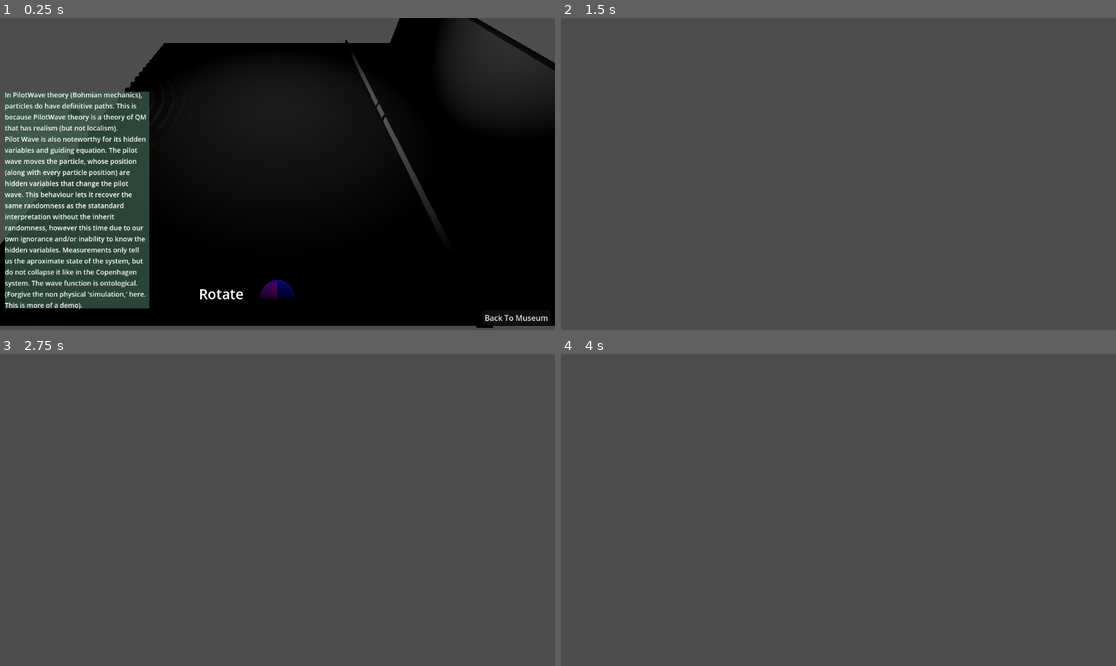
Above: before the commit, frames 1-4 (two rows, left to right).
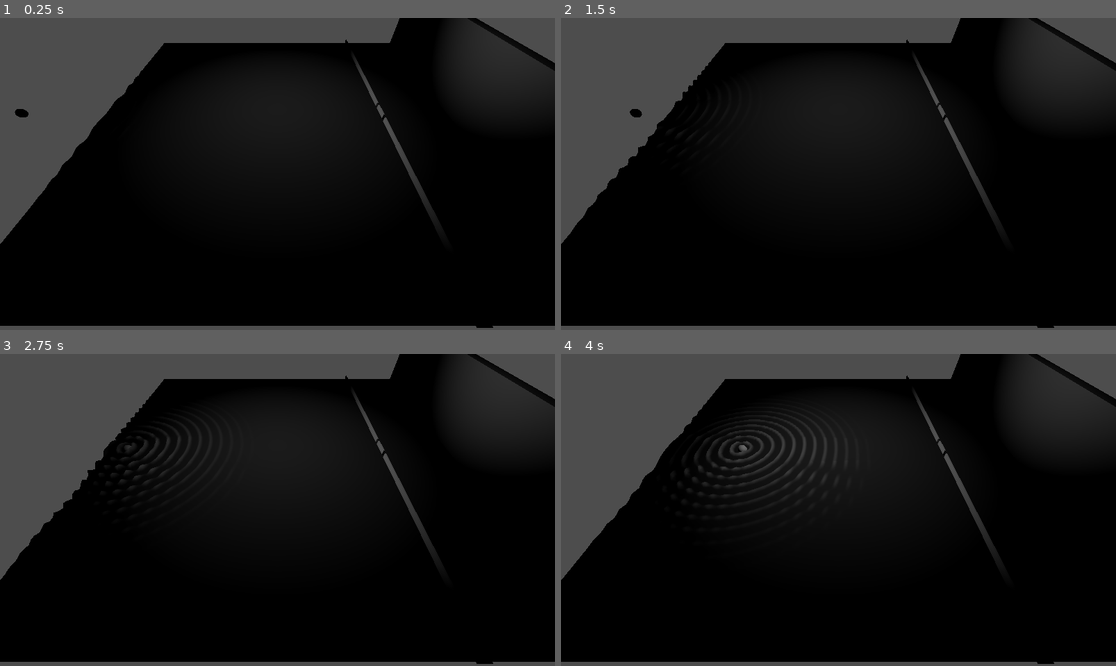
Above: after the commit, the same moments.

Repository: Techno3d/QuantumFinal
Game: Godot game, scene res://DoubleSlit/PWDoubleSlit.tscn
The game is run twice, just before and just after one commit, with the same random seed, the same clock (stepped at 60 frames per second) and the same inputs. This scene is started directly instead of the project's main scene.
Inputs (mouse positions are in pixels of both pictures, inside the frame that each line leads up to):
- Up to frame 1 (0.25 s): no input
- Up to frame 2 (1.5 s): click (1077, 317) at 0.5 s, where only the run before the commit has a clickable "Back To Museum"; move the mouse to (866, 174) at 1.27 s; click (866, 174) at 1.35 s
- Up to frame 3 (2.75 s): move the mouse to (249, 510) at 2.02 s; tap C (Close Box) at 2.1 s; click (249, 510) at 2.3 s
- Up to frame 4 (4 s): move the mouse to (849, 503) at 2.77 s; tap O (Open Box) at 2.85 s; click (849, 503) at 3.05 s; move the mouse to (832, 516) at 3.52 s; click (832, 516) at 3.6 s

The runs differ from the first frame. In frame 1, 15% of the frame differs, in the area x 0-100%, y 0-98%; in frame 2, 82%, in the area x 0-100%, y 0-100%; in frame 3, 82%; in frame 4, 82%.

Commit message:
fix revert

Diff:
--- a/DoubleSlit/CopenhagenDoubleSlit.tscn
+++ b/DoubleSlit/CopenhagenDoubleSlit.tscn
@@ -1,10 +1,8 @@
-[gd_scene load_steps=14 format=3 uid="uid://c2wwfv0oe44f2"]
+[gd_scene load_steps=11 format=3 uid="uid://c2wwfv0oe44f2"]
 
 [ext_resource type="Script" uid="uid://eh4oeu76yhxh" path="res://DoubleSlit/Scripts/copenhagen_double_slit.gd" id="1_imfc4"]
 [ext_resource type="Shader" uid="uid://df4bq0r8t8ie7" path="res://shaders/CHPlanes.gdshader" id="1_qcf3r"]
-[ext_resource type="PackedScene" uid="uid://fvpm24bfudny" path="res://DoubleSlit/cam_pivot.tscn" id="2_10073"]
 [ext_resource type="Shader" uid="uid://bffnhyofgbfww" path="res://shaders/CopenhagenDiffraction.gdshader" id="2_jhprl"]
-[ext_resource type="Script" uid="uid://dfggx47o5rkjp" path="res://DoubleSlit/Scripts/UI.gd" id="5_smjlk"]
 
 [sub_resource type="PlaneMesh" id="PlaneMesh_a7le2"]
 size = Vector2(20, 30)
@@ -31,14 +29,8 @@
 [sub_resource type="BoxMesh" id="BoxMesh_qcf3r"]
 size = Vector3(40.0647, 7.67986, 0.9985)
 
-[sub_resource type="LabelSettings" id="LabelSettings_smjlk"]
-font_size = 14
-
 [node name="Node3D" type="Node3D"]
 script = ExtResource("1_imfc4")
-
-[node name="CamPivot" parent="." instance=ExtResource("2_10073")]
-transform = Transform3D(-4.66201e-06, 0.776123, -0.630581, 5.7395e-06, 0.630581, 0.776123, 1, -9.26775e-10, -7.39433e-06, -15.168, 10.7843, 0)
 
 [node name="PlaneWave" type="MeshInstance3D" parent="."]
 transform = Transform3D(1, 0, 0, 0, 1, 0, 0, 0, 1, 0, 0, -15)
@@ -77,54 +69,6 @@
 
 [node name="Camera3D" type="Camera3D" parent="."]
 transform = Transform3D(-4.6632e-06, 0.776123, -0.630581, 5.7395e-06, 0.630581, 0.776123, 1, 0, -7.39508e-06, -10.7234, 8.11216, 0)
-visible = false
 
 [node name="Node3D" type="Node3D" parent="."]
 transform = Transform3D(1, 0, 0, 0, 1, 0, 0, 0, 1, 0, 0, 10.1623)
-
-[node name="UI" type="CanvasLayer" parent="."]
-script = ExtResource("5_smjlk")
-
-[node name="MarginContainer" type="MarginContainer" parent="UI"]
-anchors_preset = 15
-anchor_right = 1.0
-anchor_bottom = 1.0
-grow_horizontal = 2
-grow_vertical = 2
-size_flags_horizontal = 3
-size_flags_vertical = 3
-theme_override_constants/margin_left = 10
-theme_override_constants/margin_top = 10
-theme_override_constants/margin_right = 10
-theme_override_constants/margin_bottom = 10
-
-[node name="VBoxContainer" type="VBoxContainer" parent="UI/MarginContainer"]
-layout_mode = 2
-alignment = 2
-
-[node name="HBoxContainer2" type="HBoxContainer" parent="UI/MarginContainer/VBoxContainer"]
-layout_mode = 2
-
-[node name="ColorRect" type="ColorRect" parent="UI/MarginContainer/VBoxContainer/HBoxContainer2"]
-custom_minimum_size = Vector2(250, 450)
-layout_mode = 2
-color = Color(0.2304, 0.36, 0.29736, 0.741176)
-
-[node name="Label" type="Label" parent="UI/MarginContainer/VBoxContainer/HBoxContainer2/ColorRect"]
-layout_mode = 1
-anchors_preset = 15
-anchor_right = 1.0
-anchor_bottom = 1.0
-grow_horizontal = 2
-grow_vertical = 2
-text = "In the Copenhagen interpretation, the wave function gives us the probaility amplitude of the particles position at a point. However, these particles live in a superposition. Their position or spin state, or any state, does not have to be well defined. The particle does not have to be here or there. The screen in this case 'collapses' the super position, so the position here becomes defined. This wave function interacts with itself before reaching the screen to create the interference pattern that will start to emerge (if the simulation is somewhat accurate...). The wave function itself is debatably epistemological."
-label_settings = SubResource("LabelSettings_smjlk")
-autowrap_mode = 3
-
-[node name="HBoxContainer" type="HBoxContainer" parent="UI/MarginContainer/VBoxContainer"]
-layout_mode = 2
-alignment = 2
-
-[node name="Back" type="Button" parent="UI/MarginContainer/VBoxContainer/HBoxContainer"]
-layout_mode = 2
-text = "Back To Museum"
--- a/DoubleSlit/PWDoubleSlit.tscn
+++ b/DoubleSlit/PWDoubleSlit.tscn
@@ -1,11 +1,9 @@
-[gd_scene load_steps=15 format=3 uid="uid://bnatyf8845olp"]
+[gd_scene load_steps=12 format=3 uid="uid://bnatyf8845olp"]
 
-[ext_resource type="PackedScene" uid="uid://fvpm24bfudny" path="res://DoubleSlit/cam_pivot.tscn" id="1_bprl4"]
 [ext_resource type="Shader" uid="uid://uxrybb8vvocw" path="res://shaders/plane_waves.gdshader" id="1_jxgr0"]
 [ext_resource type="Script" uid="uid://d1glw7jm7wbcn" path="res://DoubleSlit/Scripts/plane.gd" id="2_lh1gt"]
 [ext_resource type="Script" uid="uid://uaxiqy4l17hs" path="res://DoubleSlit/Scripts/Move.gd" id="3_s3gby"]
 [ext_resource type="Script" uid="uid://ramq2bjmld56" path="res://DoubleSlit/Scripts/PWScreen.gd" id="4_vm8iq"]
-[ext_resource type="Script" uid="uid://dfggx47o5rkjp" path="res://DoubleSlit/Scripts/UI.gd" id="6_7d0j3"]
 
 [sub_resource type="QuadMesh" id="QuadMesh_pxd2j"]
 size = Vector2(40, 40)
@@ -17,7 +15,7 @@
 resource_local_to_scene = true
 render_priority = 0
 shader = ExtResource("1_jxgr0")
-shader_parameter/pos = Vector3(0, 0, 0)
+shader_parameter/pos = Vector3(5.395, 0, -2.045)
 
 [sub_resource type="SphereMesh" id="SphereMesh_y48nb"]
 
@@ -32,13 +30,7 @@
 [sub_resource type="BoxShape3D" id="BoxShape3D_vm8iq"]
 size = Vector3(1, 8.58014, 40.0308)
 
-[sub_resource type="LabelSettings" id="LabelSettings_7d0j3"]
-font_size = 14
-
 [node name="Node3D" type="Node3D"]
-
-[node name="CamPivot" parent="." instance=ExtResource("1_bprl4")]
-transform = Transform3D(1, 0, 0, 0, 0.601815, 0.798636, 0, -0.798636, 0.601815, 0, 14.7557, 20.0589)
 
 [node name="Plane" type="MeshInstance3D" parent="."]
 mesh = SubResource("QuadMesh_pxd2j")
@@ -57,7 +49,6 @@
 
 [node name="Camera3D" type="Camera3D" parent="."]
 transform = Transform3D(1, 0, 0, 0, 0.602108, 0.798415, 0, -0.798415, 0.602108, 0, 14.7557, 20.0589)
-visible = false
 
 [node name="OmniLight3D" type="OmniLight3D" parent="."]
 transform = Transform3D(1, 0, 0, 0, 1, 0, 0, 0, 1, 0, 10.6293, 0)
@@ -87,52 +78,3 @@
 [node name="CollisionShape3D" type="CollisionShape3D" parent="PWScreen/Area3D"]
 transform = Transform3D(1, 0, -2.62617e-11, 0, 1, 0, 2.62617e-11, 0, 1, 0, -0.479401, -0.00561523)
 shape = SubResource("BoxShape3D_vm8iq")
-
-[node name="UI" type="CanvasLayer" parent="."]
-script = ExtResource("6_7d0j3")
-
-[node name="MarginContainer" type="MarginContainer" parent="UI"]
-anchors_preset = 15
-anchor_right = 1.0
-anchor_bottom = 1.0
-grow_horizontal = 2
-grow_vertical = 2
-size_flags_horizontal = 3
-size_flags_vertical = 3
-theme_override_constants/margin_left = 10
-theme_override_constants/margin_top = 10
-theme_override_constants/margin_right = 10
-theme_override_constants/margin_bottom = 10
-
-[node name="VBoxContainer" type="VBoxContainer" parent="UI/MarginContainer"]
-layout_mode = 2
-alignment = 2
-
-[node name="HBoxContainer2" type="HBoxContainer" parent="UI/MarginContainer/VBoxContainer"]
-layout_mode = 2
-
-[node name="ColorRect" type="ColorRect" parent="UI/MarginContainer/VBoxContainer/HBoxContainer2"]
-custom_minimum_size = Vector2(300, 450)
-layout_mode = 2
-color = Color(0.2304, 0.36, 0.29736, 0.741176)
-
-[node name="Label" type="Label" parent="UI/MarginContainer/VBoxContainer/HBoxContainer2/ColorRect"]
-layout_mode = 1
-anchors_preset = 15
-anchor_right = 1.0
-anchor_bottom = 1.0
-grow_horizontal = 2
-grow_vertical = 2
-text = "In PilotWave theory (Bohmian mechanics), particles do have definitive paths. This is because PilotWave theory is a theory of QM that has realism (but not localism).
-Pilot Wave is also noteworthy for its hidden variables and guiding equation. The pilot wave moves the particle, whose position (along with every particle position) are hidden variables that change the pilot wave. This behaviour lets it recover the same randomness as the statandard interpretation without the inherit randomness, however this time due to our own ignorance and/or inability to know the hidden variables. Measurements only tell us the aproximate state of the system, but do not collapse it like in the Copenhagen system. The wave function is ontological.
-(Forgive the non physical 'simulation,' here. This is more of a demo). "
-label_settings = SubResource("LabelSettings_7d0j3")
-autowrap_mode = 3
-
-[node name="HBoxContainer" type="HBoxContainer" parent="UI/MarginContainer/VBoxContainer"]
-layout_mode = 2
-alignment = 2
-
-[node name="Back" type="Button" parent="UI/MarginContainer/VBoxContainer/HBoxContainer"]
-layout_mode = 2
-text = "Back To Museum"
--- a/DoubleSlit/Scripts/Move.gd
+++ b/DoubleSlit/Scripts/Move.gd
@@ -1,53 +1,14 @@
 class_name Move
 extends MeshInstance3D
 
-const speed = 30
-var vel: Vector3 = Vector3(speed, 0, 0)
-var slit_pos: Vector3 = Vector3(12, 0, 1.25)
-var slit_pos2: Vector3 = Vector3(12, 0, -1.25)
-var why: bool = false
-var why2: bool = false
+var t: float = 0;
 
-func reset():
-	position = Vector3(-35, 0, 0)
-	vel = Vector3(speed, 0, 0)
-	why = false
-	why2 = false
+# Called when the node enters the scene tree for the first time.
+func _ready():
+	pass # Replace with function body.
 
 
 # Called every frame. 'delta' is the elapsed time since the previous frame.
 func _process(delta):
-	if !why and position.x > 9 and position.x < 9.5:
-		var focus = slit_pos
-		if randf() > 0.5:
-			focus = slit_pos2
-		var vel_dir: Vector3 = (focus-position).normalized()
-		vel_dir *= speed
-		vel = vel_dir
-		if(vel.x < 0):
-			print("no2")
-		why = true
-	if !why2 and position.x > 12.5:
-		var possible_positions: Array[Vector3] = []
-		for i in range(-2000, 2000, 50):
-			var j = i/100.
-			# This is the trapezoidal reimann aproximation for the probability
-			var probs = (find_p_amp(j)*find_p_amp(j) + find_p_amp(j+0.025)*find_p_amp(j+0.025))
-			if randf() > probs and randf() > 0.5:
-				possible_positions.push_back(Vector3(20.351, 0.5+randf_range(-0.4, 3), j+0.025))
-		var focus = possible_positions.pick_random()
-		var dir = (focus - position).normalized()
-		vel = dir * speed
-		if(vel.x < 0):
-			print("no1")
-		why2 = true
-	if(vel.x < 0):
-		print("no")
-	position += vel*delta
-
-
-
-
-func find_p_amp(x: float) -> float:
-	const B = 16
-	return (sin(B*PI*slit_pos.distance_to(Vector3(20.351, 0, x))) + sin(B*PI*slit_pos2.distance_to(Vector3(20.351, 0, x))))/2.
+	t+=delta;
+	position.x += 5*delta
--- a/DoubleSlit/Scripts/PWScreen.gd
+++ b/DoubleSlit/Scripts/PWScreen.gd
@@ -14,4 +14,4 @@
 		child.position = pos + Vector3.UP*randf()
 		child.scale = Vector3.ONE*1.5
 		get_tree().root.add_child(child)
-		(area.get_parent() as Move).reset()
+		(area.get_parent() as Node3D).position = Vector3(-35, 0, 0)
--- a/DoubleSlit/Scripts/UI.gd
+++ /dev/null
@@ -1,8 +0,0 @@
-extends CanvasLayer
-
-@onready var back: Button = $MarginContainer/VBoxContainer/HBoxContainer/Back
-
-func _ready():
-	back.pressed.connect(func():
-		get_tree().change_scene_to_file("res://Museum.tscn")
-	)
--- a/DoubleSlit/Scripts/cam_pivot.gd
+++ /dev/null
@@ -1,34 +0,0 @@
-extends Node3D
-
-@export var global_center = Vector3(0, 0, 0)
-@onready var area: Area3D = $Camera3D/MeshInstance3D/Area3D
-@onready var cam: Camera3D = $Camera3D
-@onready var ball: MeshInstance3D = $Camera3D/MeshInstance3D
-var mouse_inside: bool = false
-var mouse_pressed: bool = false
-
-func _ready():
-	area.mouse_entered.connect(func():
-		mouse_inside = true
-	)
-	area.mouse_exited.connect(func():
-		mouse_inside = false
-	)
-	var old_pos = position
-	global_position = global_center
-	cam.global_position = old_pos
-
-func _process(_delta):
-	if Input.is_action_just_pressed("mousePress") and mouse_inside:
-		mouse_pressed = true
-	if Input.is_action_just_released("mousePress"):
-		mouse_pressed = false
-
-func _input(event):
-	if event is InputEventMouseMotion and mouse_pressed:
-		var mouse_motion = event as InputEventMouseMotion
-		var rel = mouse_motion.relative
-		rotation_degrees.y += rel.x/10.
-		rotation_degrees.x += rel.y/10.
-		ball.rotation_degrees.y += rel.x/10.
-		ball.rotation_degrees.x += rel.y/10.
--- a/DoubleSlit/cam_pivot.tscn
+++ /dev/null
@@ -1,33 +0,0 @@
-[gd_scene load_steps=6 format=3 uid="uid://fvpm24bfudny"]
-
-[ext_resource type="Script" uid="uid://n6j35jexpbq8" path="res://DoubleSlit/Scripts/cam_pivot.gd" id="1_ksruo"]
-[ext_resource type="Shader" uid="uid://cpfl1ffuv2hwa" path="res://shaders/cam_pivot.gdshader" id="2_l147j"]
-
-[sub_resource type="SphereMesh" id="SphereMesh_2qb4k"]
-
-[sub_resource type="ShaderMaterial" id="ShaderMaterial_v1k0j"]
-render_priority = 0
-shader = ExtResource("2_l147j")
-
-[sub_resource type="SphereShape3D" id="SphereShape3D_2qb4k"]
-
-[node name="CamPivot" type="Node3D"]
-script = ExtResource("1_ksruo")
-
-[node name="Camera3D" type="Camera3D" parent="."]
-
-[node name="Label3D" type="Label3D" parent="Camera3D"]
-transform = Transform3D(1, 0, 0, 0, 1, 0, 0, 0, 1, -1.55259, -3.30025, -5.59995)
-pixel_size = 0.012
-text = "Rotate"
-
-[node name="MeshInstance3D" type="MeshInstance3D" parent="Camera3D"]
-transform = Transform3D(1, 0, 0, 0, 1, 0, 0, 0, 1, 0, -3.52083, -5.67765)
-sorting_offset = -5.0
-mesh = SubResource("SphereMesh_2qb4k")
-surface_material_override/0 = SubResource("ShaderMaterial_v1k0j")
-
-[node name="Area3D" type="Area3D" parent="Camera3D/MeshInstance3D"]
-
-[node name="CollisionShape3D" type="CollisionShape3D" parent="Camera3D/MeshInstance3D/Area3D"]
-shape = SubResource("SphereShape3D_2qb4k")
--- a/shaders/cam_pivot.gdshader
+++ /dev/null
@@ -1,14 +0,0 @@
-shader_type spatial;
-
-void vertex() {
-	// Called for every vertex the material is visible on.
-}
-
-void fragment() {
-	ALBEDO = vec3(UV.x*UV.x, UV.y*UV.y, 1.);
-}
-
-//void light() {
-//	// Called for every pixel for every light affecting the material.
-//	// Uncomment to replace the default light processing function with this one.
-//}
Not shown, removed: DoubleSlit/Scripts/UI.gd.uid
Not shown, removed: DoubleSlit/Scripts/cam_pivot.gd.uid
Not shown, removed: shaders/cam_pivot.gdshader.uid
